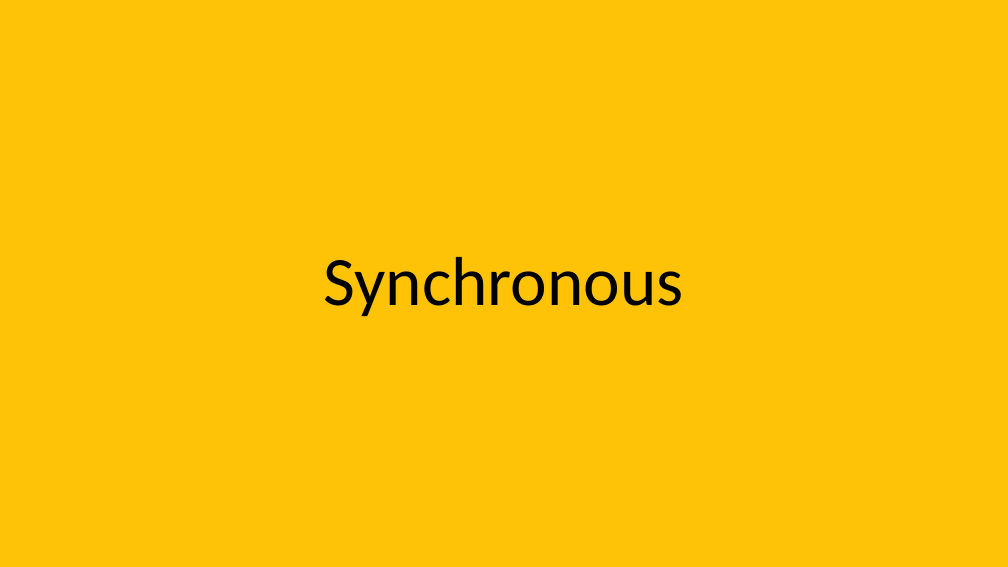
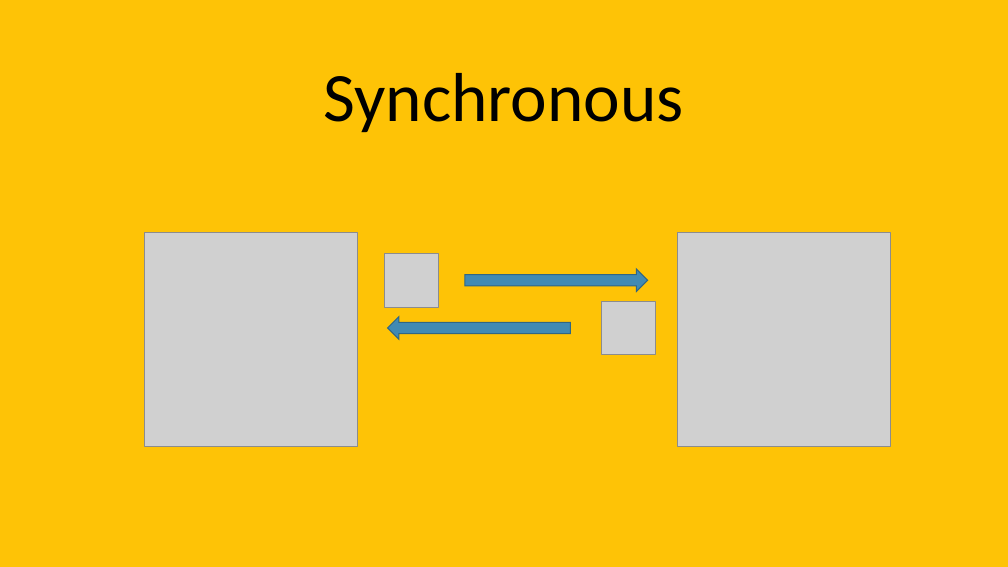
Before and after one commit to davidaayers/ea-talk, a slide deck: slide 104 of ea_in_a_devops_time.pptx (slide 101 before the commit). Drawn at 1008x567 pixels with LibreOffice and Linux fonts; fonts in the diff are those of the drawing; grey boxes stand for pictures. Boxes give left, top, right and bottom in pixels: in the first picture for what was removed or moved away, otherwise in the second. Text is boxed around its words. In the diff, an @@ line names an element or a change of style, - is before the commit and + after.

```diff
--- a/ea_in_a_devops_time.pptx
+++ b/ea_in_a_devops_time.pptx
@@ title "Synchronous": place and size @@
-title "Synchronous" at [324,257,684,317]
+title "Synchronous" at [324,73,684,133]
@@ picture added at [144,232,358,445] @@
@@ picture added at [678,232,891,445] @@
@@ picture added at [385,253,439,307] @@
@@ right arrow added at [465,269,648,292], fill #418AB3, outline #306684 1 pt @@
@@ right arrow added at [388,317,571,340], fill #418AB3, outline #306684 1 pt @@
@@ picture added at [601,301,655,355] @@
```
Also in this commit, not shown: 20 other slides changed, 3 slides added, 2 other files.
